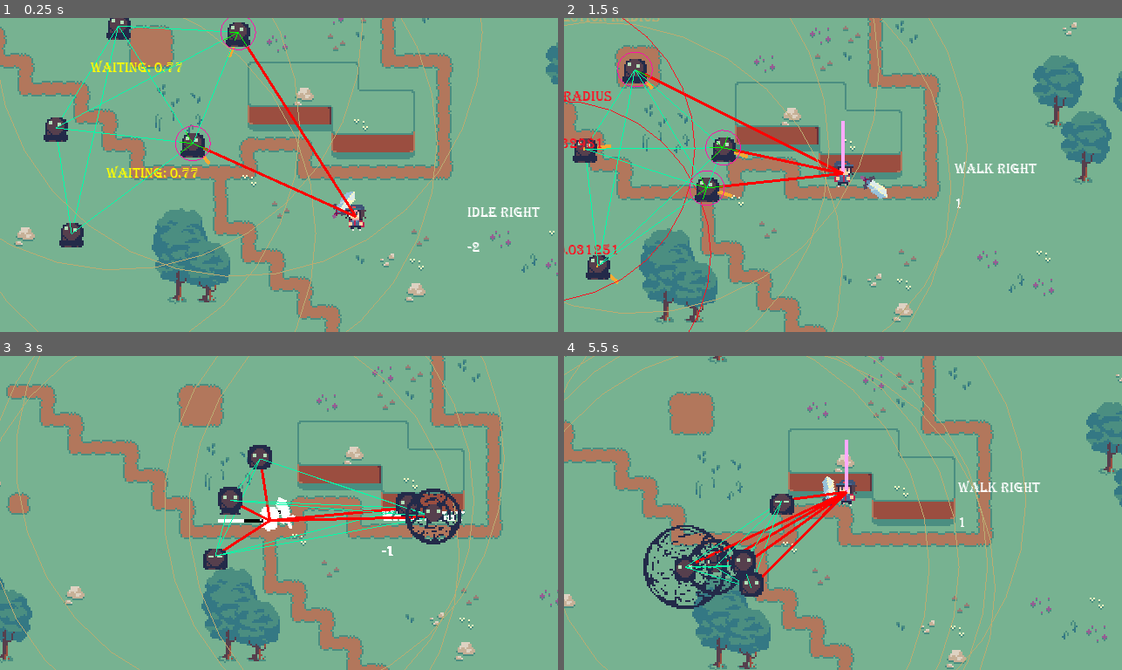
Above: before the commit, frames 1-4 (two rows, left to right).
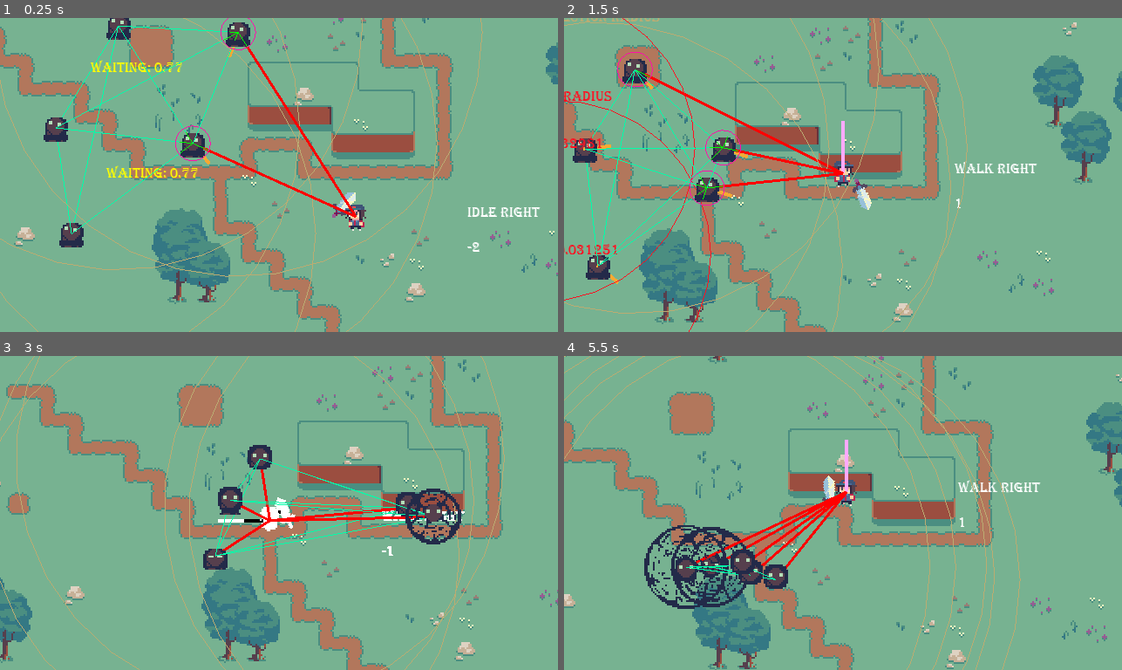
Above: after the commit, the same moments.

Repository: OceanBoy612/SimpleRPG
Game: Godot game, scene res://Code/Maps/Map1.tscn
The game is run twice, just before and just after one commit, with the same random seed, the same clock (stepped at 60 frames per second) and the same inputs. The engine's default icon, where the game draws it, is replaced by a stand-in: a white triangle on a blue panel in a dark square.
Inputs (mouse positions are in pixels of both pictures, inside the frame that each line leads up to):
- Up to frame 1 (0.25 s): no input
- Up to frame 2 (1.5 s): tap Enter (ui_accept) at 0.5, 0.77 s; move the mouse to (815, 237) at 0.52 s; hold Up (ui_up) from 0.53 s (still down); click (815, 237) at 0.6 s; move the mouse to (1010, 222) at 1.27 s; click (1010, 222) at 1.35 s
- Up to frame 3 (3 s): tap Enter (ui_accept) at 1.52 s; move the mouse to (111, 465) at 2.02 s; release Up (ui_up) at 2.03 s; hold Left (ui_left) from 2.03 s (still down); tap Shift (dash) at 2.1 s; click (111, 465) at 2.3 s; move the mouse to (306, 513) at 2.77 s; tap E (interact) at 2.85 s
- Up to frame 4 (5.5 s): tap Enter (ui_accept) at 3.02, 3.77, 4.52 s; click (870, 513) at 3.05 s; move the mouse to (759, 434) at 3.52 s; release Left (ui_left) at 3.53 s; hold Down (ui_down) 3.53-4.28 s; click (759, 434) at 3.6 s; move the mouse to (965, 497) at 4.27 s; hold Right (ui_right) 4.28-5.03 s; click (965, 497) at 4.35 s; move the mouse to (731, 528) at 5.02 s; hold Up (ui_up) from 5.03 s (still down); tap Shift (dash) at 5.1 s; click (731, 528) at 5.3 s

The runs differ from the first frame. In frame 1, less than 0.1% of the frame differs, in the area x 59-64%, y 55-64%; in frame 2, 0.3%; in frame 3, less than 0.1%; in frame 4, 4.6%, in the area x 0-83%, y 0-100%.

Commit message:
Tweaks to attack speed, and removed backward attack animation.

Diff:
--- a/src/Code/Character Controller/Player.tscn
+++ b/src/Code/Character Controller/Player.tscn
@@ -133,7 +133,7 @@
 
 [sub_resource type="Curve2D" id=18]
 _data = {
-"points": PoolVector2Array( 4.04089, -1.77943, 0, 0, -42.4403, -1.08582, 0, 0, 0, 0, -38.1306, -1.82154, 0.175471, -2.45094, -0.175471, 2.45094, -34.1364, 1.75227, 0, 0, 0, 0, -38.8664, 9.11011 )
+"points": PoolVector2Array( 4.04089, -1.77943, 0, 0, -42.4403, -1.08582, 0, 0, 0, 0, -36.2387, -2.03182, 1.3317, -4.13273, -1.3317, 4.13273, -37.7103, 5.01068, 0, 0, 0, 0, -46.5397, 11.843 )
 }
 
 [sub_resource type="RectangleShape2D" id=19]
@@ -181,13 +181,16 @@
 attack_time = 0.24
 
 [node name="Tween" type="Tween" parent="Facing/Weapon"]
+playback_speed = 1.2
+playback/speed = 1.2
 
 [node name="Path2D" type="Path2D" parent="Facing/Weapon"]
 position = Vector2( 0.10511, 0 )
 curve = SubResource( 18 )
 
 [node name="PathFollow2D" type="PathFollow2D" parent="Facing/Weapon/Path2D"]
-position = Vector2( -41.8346, -1.15623 )
+position = Vector2( -42.4403, -1.08582 )
+rotation = -0.168148
 loop = false
 
 [node name="WeaponSprite" type="AnimatedSprite" parent="Facing/Weapon/Path2D/PathFollow2D"]
--- a/src/Code/Character Controller/Weapon/weapon.gd
+++ b/src/Code/Character Controller/Weapon/weapon.gd
@@ -36,9 +36,9 @@
 			start_pt, end_pt, attack_time, Tween.TRANS_SINE, Tween.EASE_IN_OUT)
 	$Tween.start()
 
-	var temp = start_pt
-	start_pt = end_pt
-	end_pt = temp
+#	var temp = start_pt
+#	start_pt = end_pt
+#	end_pt = temp
 
 
 func tween_finished():
